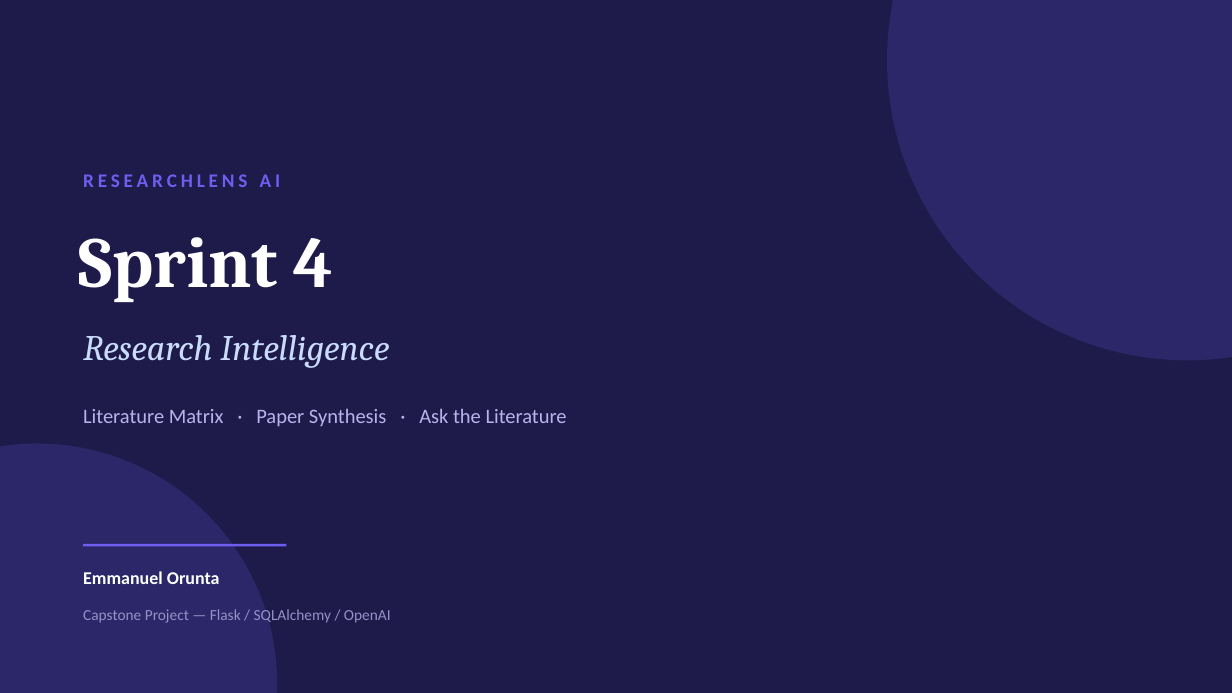
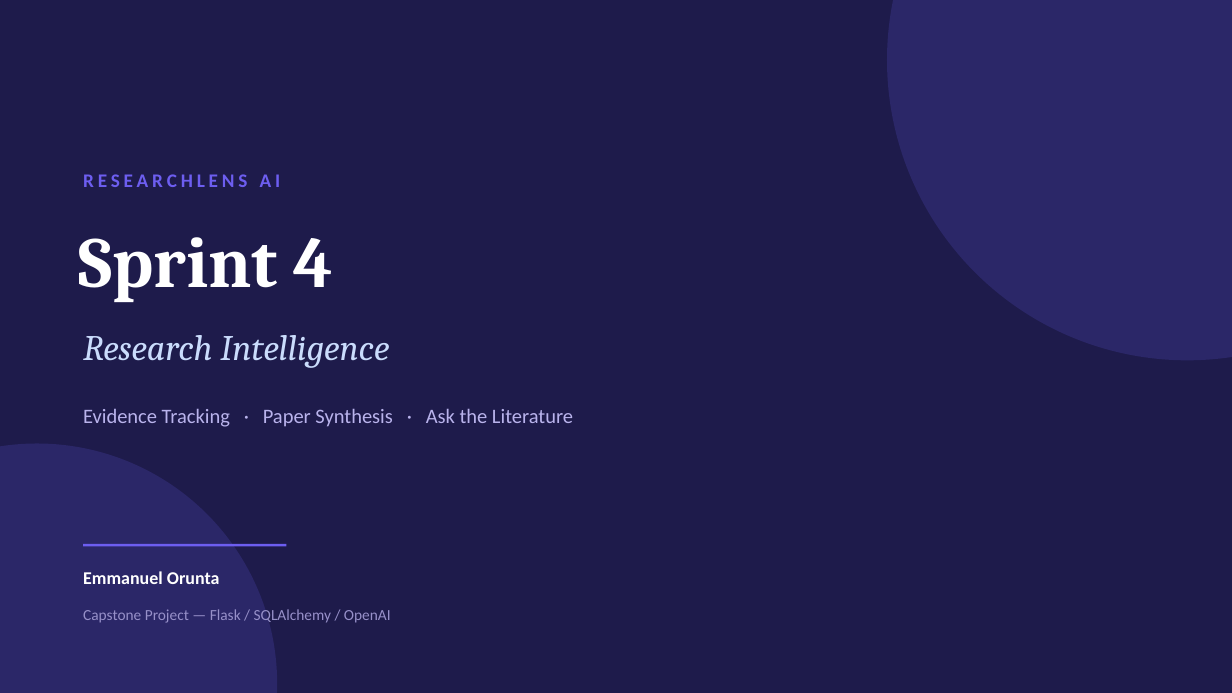
Before and after one commit to EmmanuelOrunta/researchlens-ai, a slide deck: slide 1 of presentations/ResearchLens_AI_Sprint4_Update.pptx. Drawn at 1232x693 pixels with LibreOffice and Linux fonts; fonts in the diff are those of the drawing. Boxes give left, top, right and bottom in pixels: in the first picture for what was removed or moved away, otherwise in the second. Text is boxed around its words. In the diff, an @@ line names an element or a change of style, - is before the commit and + after.

```diff
--- a/presentations/ResearchLens_AI_Sprint4_Update.pptx
+++ b/presentations/ResearchLens_AI_Sprint4_Update.pptx
@@ text at <box>83,409,573,427</box>: text changed @@
-Literature Matrix · Paper Synthesis · Ask the Literature
+Evidence Tracking · Paper Synthesis · Ask the Literature
```
Also in this commit, not shown: 1 other slide changed, 2 slides added, 2 slides removed.
